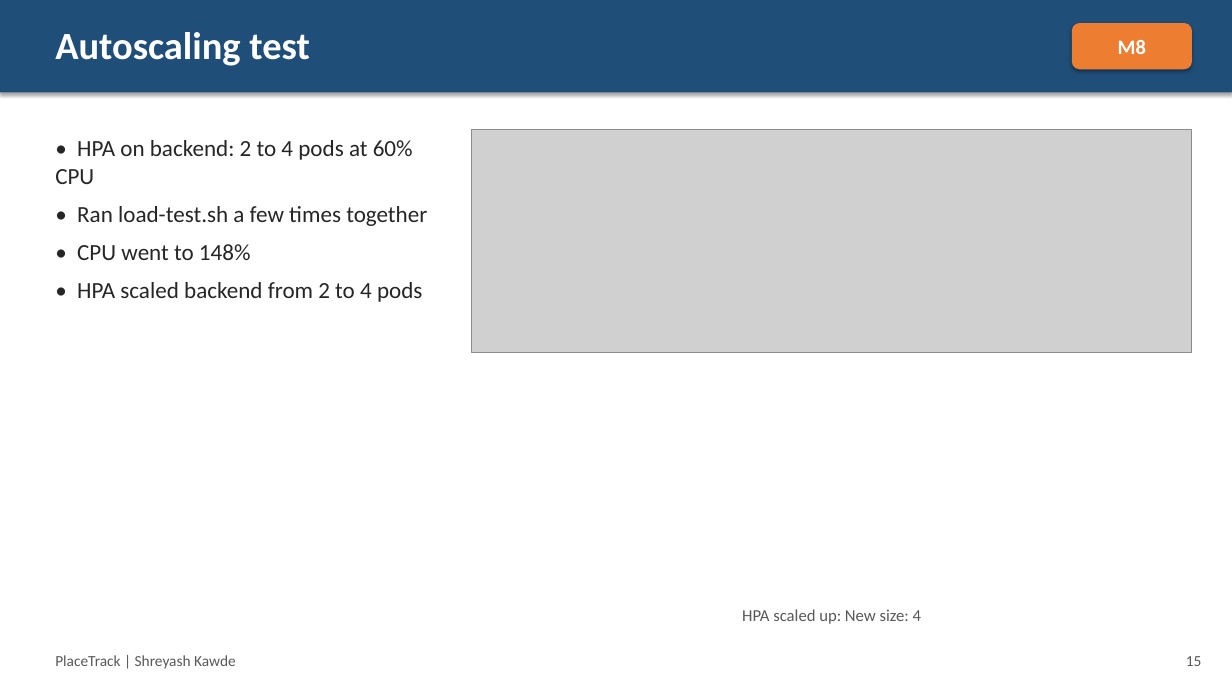
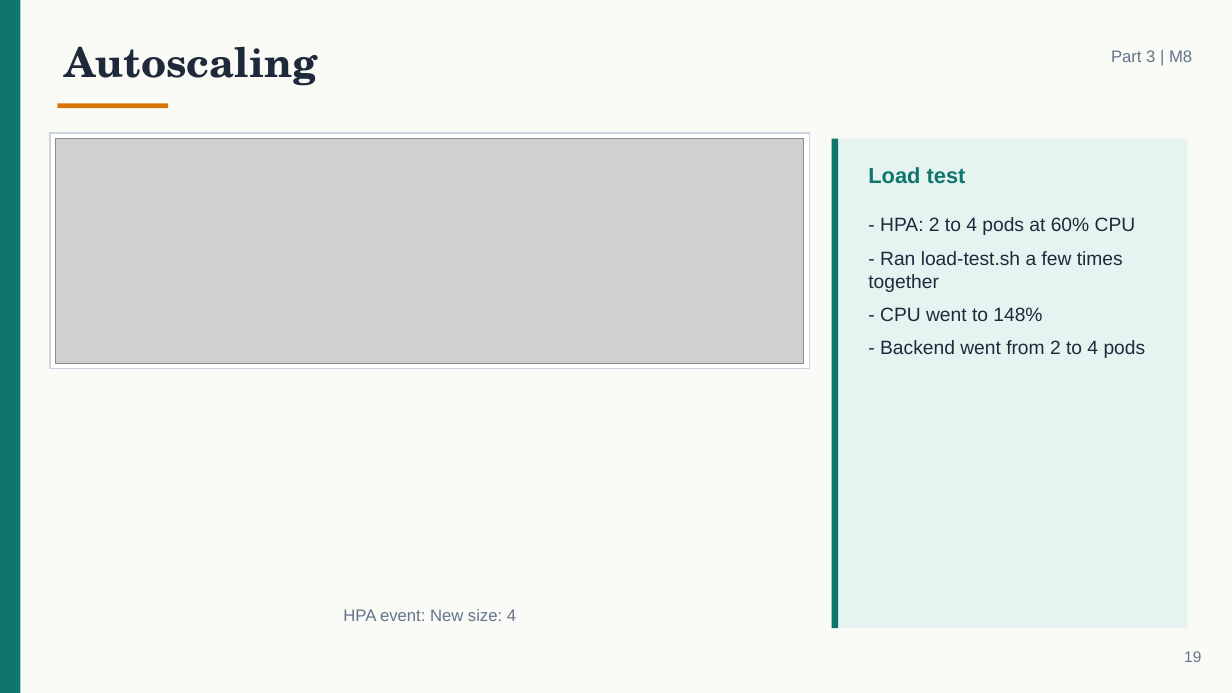
Before and after one commit to Shreyash-Beyond-Journeys-End/Devops_Final_Project, a slide deck: slide 19 of PlaceTrack-Capstone.pptx (slide 15 before the commit). Drawn at 1232x693 pixels with LibreOffice and Linux fonts; fonts in the diff are those of the drawing; grey boxes stand for pictures. Boxes give left, top, right and bottom in pixels: in the first picture for what was removed or moved away, otherwise in the second. Text is boxed around its words. In the diff, an @@ line names an element or a change of style, - is before the commit and + after.

```diff
--- a/PlaceTrack-Capstone.pptx
+++ b/PlaceTrack-Capstone.pptx
@@ rectangle removed at bbox=[0, 0, 1232, 92] @@
@@ rectangle added at bbox=[0, 0, 1232, 693], fill #FAFAF7 @@
@@ rectangle added at bbox=[0, 0, 20, 693], fill #0F766E @@
@@ rounded rectangle removed at bbox=[1072, 23, 1192, 69] @@
-M8
@@ text at bbox=[64, 46, 317, 86]: text changed; size 30 to 32 pt; font Calibri to TeX Gyre Schola; text colour #FFFFFF to #1E293B @@
-Autoscaling test
+Autoscaling
@@ text added at bbox=[1111, 50, 1192, 62], 13 pt, text #64748B @@
+Part 3 | M8
@@ rectangle added at bbox=[57, 104, 168, 108], fill #D97706 @@
@@ rectangle added at bbox=[50, 133, 810, 369], fill #FFFFFF, outline #CBD5E1 1 pt @@
@@ picture added at bbox=[55, 139, 804, 363] @@
@@ picture removed at bbox=[471, 129, 1192, 352] @@
@@ rectangle added at bbox=[832, 139, 1188, 628], fill #E6F4F1 @@
@@ rectangle added at bbox=[832, 139, 838, 628], fill #0F766E @@
@@ text added at bbox=[868, 167, 966, 184], 17 pt, text #0F766E, bold @@
+Load test
@@ text at bbox=[868, 217, 1146, 358]: text changed; size 18 to 15 pt; font Calibri to Arial; text colour #262626 to #1E293B @@
-• HPA on backend: 2 to 4 pods at 60% CPU
-• Ran load-test.sh a few times together
-• CPU went to 148%
-• HPA scaled backend from 2 to 4 pods
+- HPA: 2 to 4 pods at 60% CPU
+- Ran load-test.sh a few times together
+- CPU went to 148%
+- Backend went from 2 to 4 pods
@@ text at bbox=[343, 609, 516, 621]: text changed; font Calibri to Arial; text colour #595959 to #64748B @@
-HPA scaled up: New size: 4
+HPA event: New size: 4
@@ text removed at bbox=[55, 655, 236, 669] @@
-PlaceTrack | Shreyash Kawde
@@ text added at bbox=[1184, 651, 1201, 662], 12 pt, text #64748B @@
+19
@@ text removed at bbox=[1186, 656, 1202, 666] @@
-15
```
Also in this commit, not shown: 10 other slides changed, 14 slides added, 9 slides removed, 1 other file.
